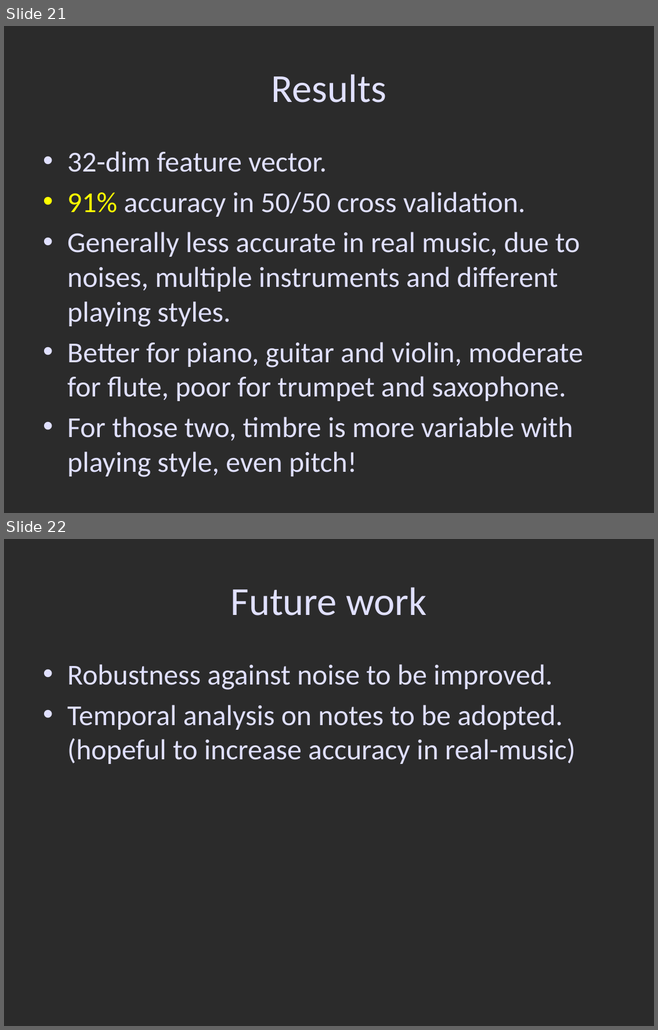
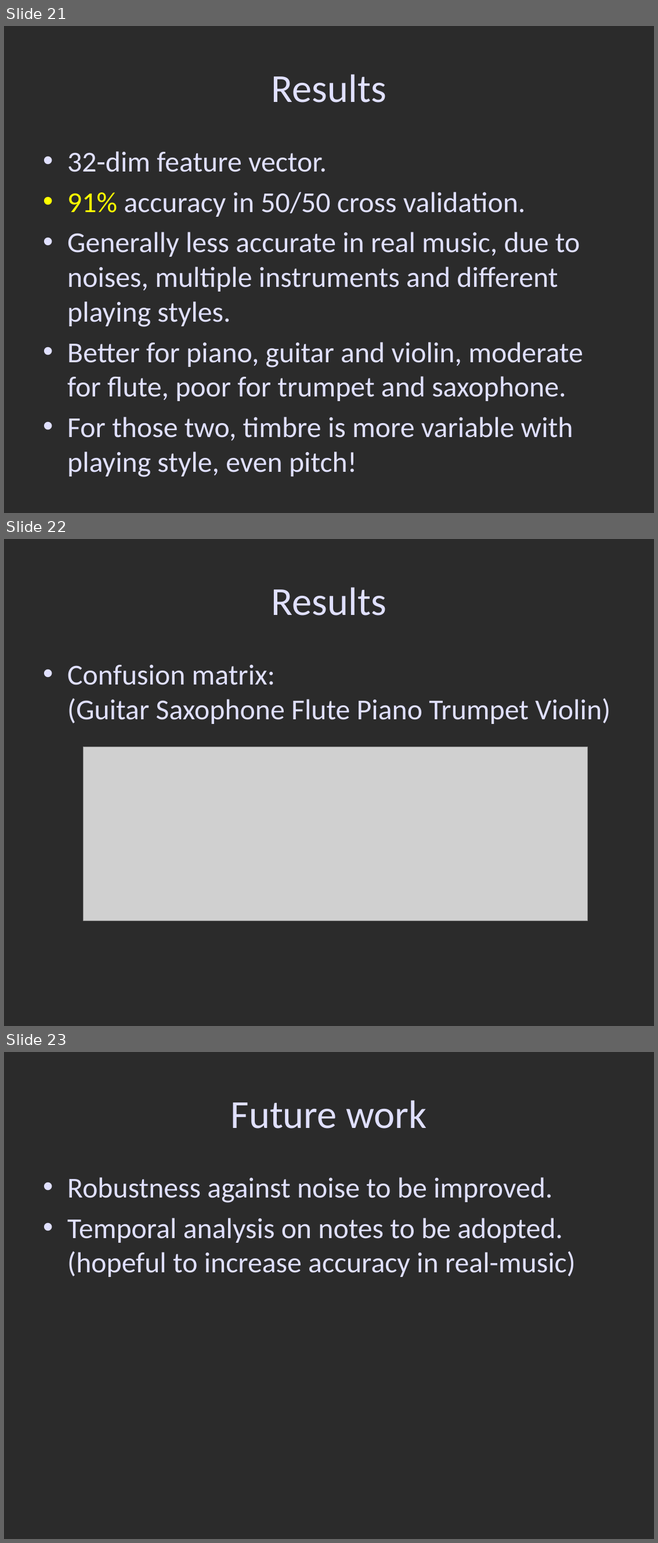
Before and after one commit to wiku30/Musical_Instrument_Classification, a slide deck: ppt/SST.pptx. Shown one above the other, each under a label of ours: slides 21 and 22 before the commit, slides 21, 22 and 23 after it. The pictures are 658x1030 and 658x1543 pixels, drawn with LibreOffice and Linux fonts; fonts in the diff are those of the drawing; grey boxes stand for pictures; background and template pictures are left out; a plain dark background stands for a picture behind light text. Boxes give left, top, right and bottom in pixels: in the first picture for what was removed or moved away, otherwise in the second. Text is boxed around its words. In the diff, an @@ line names an element or a change of style, - is before the commit and + after.

Commit message:
ppt updated

```diff
--- a/ppt/SST.pptx
+++ b/ppt/SST.pptx
@@ slide 22 added at box(4, 539, 654, 1026), background picture (left out) @@
@@ title added at box(271, 587, 386, 616), 44 pt, text #E0E0FF @@
+Results
@@ text added at box(67, 665, 610, 724), 32 pt, text #E0E0FF @@
+• Confusion matrix:
+  (Guitar Saxophone Flute Piano Trumpet Violin)
@@ picture added at box(83, 747, 587, 921) @@
@@ what was slide 22 is now slide 23 @@
```
Also in this commit, not shown: 2 other files.
